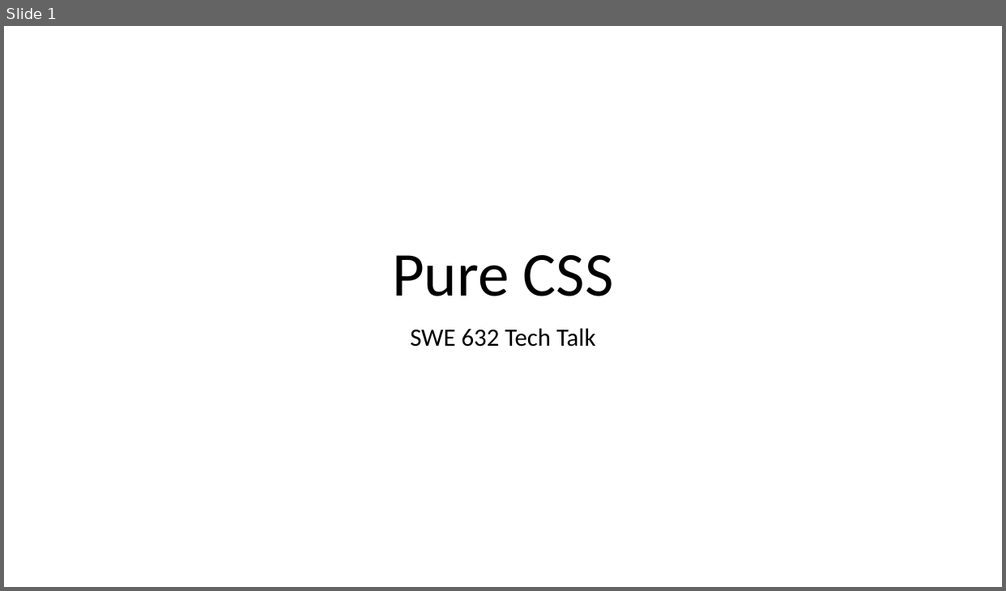
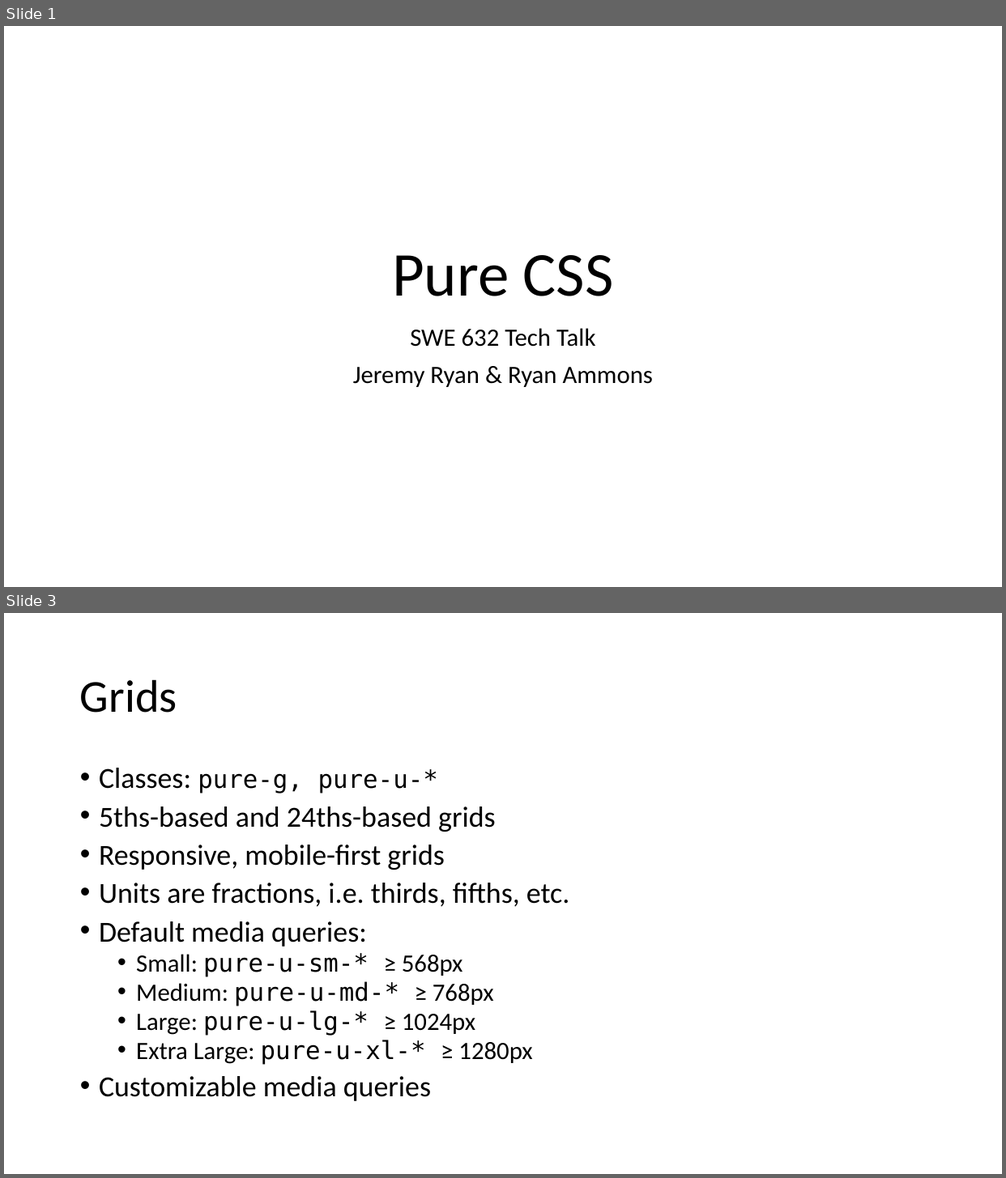
Before and after one commit to jeremyryan/swe_632_tech_talk, a slide deck: SWE_632_Tech_Talk.pptx. Shown one above the other, each under a label of ours: slide 1 before the commit, slides 1 and 3 after it; the slides between them are not shown. The pictures are 1006x591 and 1006x1178 pixels, drawn with LibreOffice and Linux fonts; fonts in the diff are those of the drawing. Boxes give left, top, right and bottom in pixels: in the first picture for what was removed or moved away, otherwise in the second. Text is boxed around its words. In the diff, an @@ line names an element or a change of style, - is before the commit and + after.

```diff
--- a/SWE_632_Tech_Talk.pptx
+++ b/SWE_632_Tech_Talk.pptx
@@ slide 3 added at box(4, 613, 1002, 1174), background #FFFFFF @@
@@ title added at box(80, 679, 177, 713), 44 pt, text #000000 @@
+Grids
@@ text added at box(99, 768, 569, 1101), 28 pt, text #000000 @@
+• Classes: pure-g, pure-u-*
+• 5ths-based and 24ths-based grids
+• Responsive, mobile-first grids
+• Units are fractions, i.e. thirds, fifths, etc.
+• Default media queries:
+  • Small: pure-u-sm-* ≥ 568px
+  • Medium: pure-u-md-* ≥ 768px
+  • Large: pure-u-lg-* ≥ 1024px
+  • Extra Large: pure-u-xl-* ≥ 1280px
+• Customizable media queries
@@ slide 1 changed as well @@
@@ subtitle at box(353, 367, 653, 387): paragraph added @@
+Jeremy Ryan & Ryan Ammons
```
Also in this commit, not shown: 3 other slides changed, 5 other slides added, 6 slides removed.
